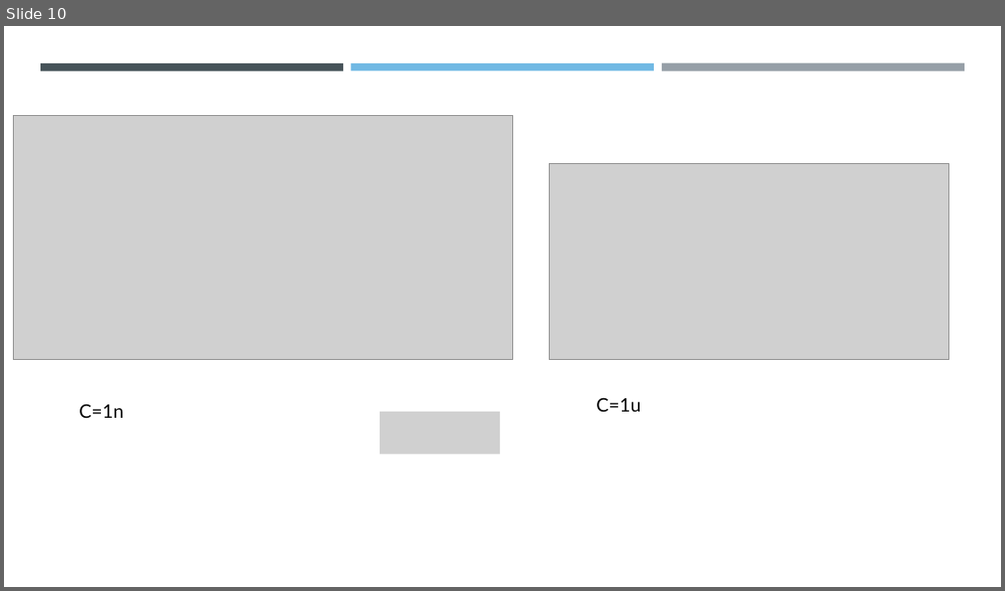
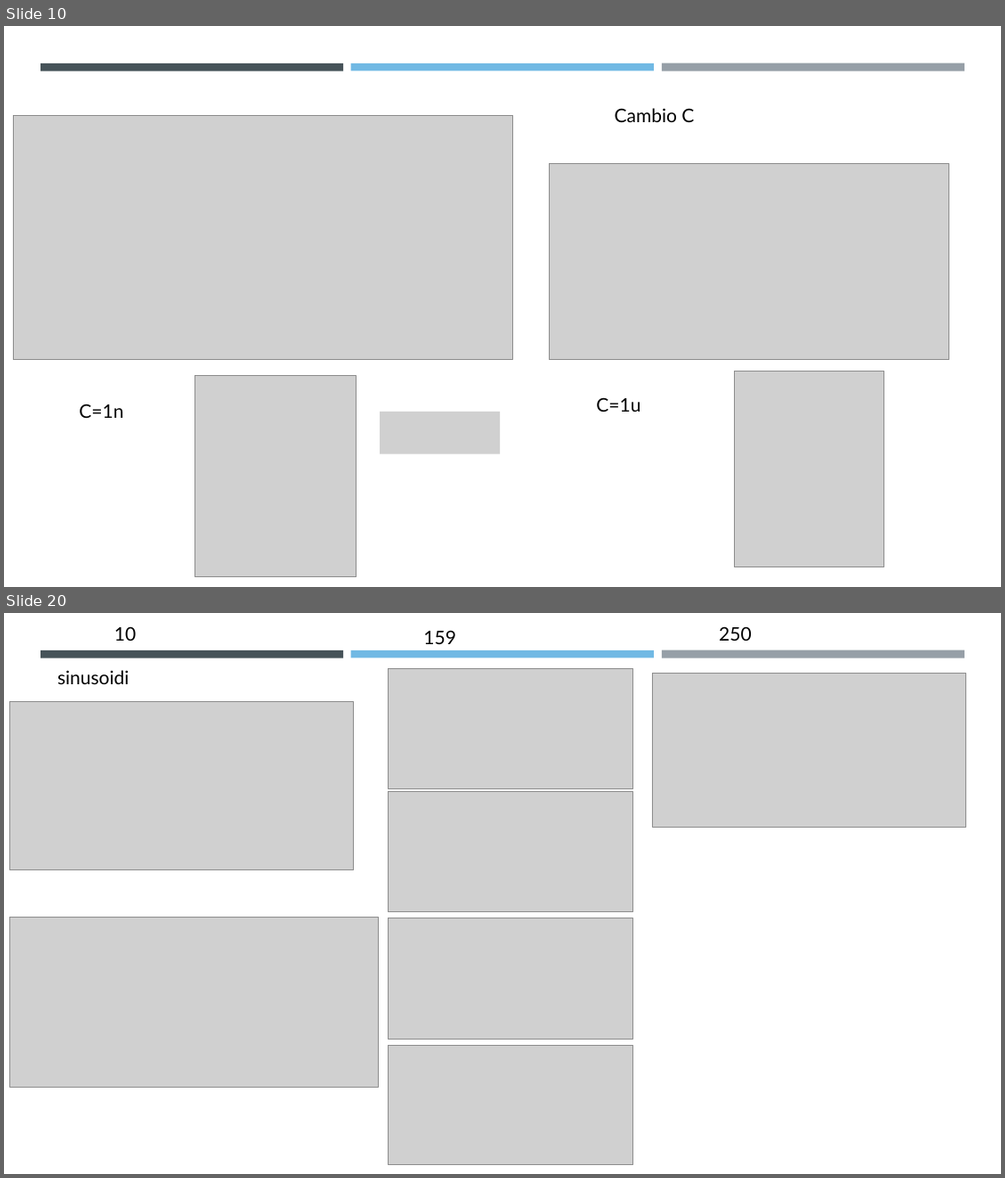
Before and after one commit to RiccardoSC2050/Progetto-sistemi-elettronici, a slide deck: presentazione/Studio filtro passa alto (HP).pptx. Shown one above the other, each under a label of ours: slide 10 before the commit, slides 10 and 20 after it; the slides between them are not shown. The pictures are 1005x591 and 1005x1178 pixels, drawn with LibreOffice and Linux fonts; fonts in the diff are those of the drawing; grey boxes stand for pictures. Boxes give left, top, right and bottom in pixels: in the first picture for what was removed or moved away, otherwise in the second. Text is boxed around its words. In the diff, an @@ line names an element or a change of style, - is before the commit and + after.

```diff
--- a/presentazione/Studio filtro passa alto (HP).pptx
+++ b/presentazione/Studio filtro passa alto (HP).pptx
@@ slide 20 added at (x1=4, y1=613, x2=1001, y2=1174), background #FFFFFF; not listed: 3 template elements that a slide beside it also shows @@
@@ text added at (x1=114, y1=626, x2=136, y2=641), 18 pt, text #000000 @@
+10
@@ text added at (x1=423, y1=630, x2=456, y2=644), 18 pt, text #000000 @@
+159
@@ text added at (x1=719, y1=626, x2=752, y2=641), 18 pt, text #000000 @@
+250
@@ text added at (x1=57, y1=670, x2=129, y2=684), 18 pt, text #000000 @@
+sinusoidi
@@ picture added at (x1=388, y1=669, x2=633, y2=788) @@
@@ picture added at (x1=652, y1=673, x2=966, y2=827) @@
@@ picture added at (x1=10, y1=701, x2=353, y2=869) @@
@@ picture added at (x1=388, y1=791, x2=633, y2=911) @@
@@ picture added at (x1=10, y1=917, x2=379, y2=1086) @@
@@ picture added at (x1=388, y1=918, x2=633, y2=1038) @@
@@ picture added at (x1=388, y1=1046, x2=633, y2=1165) @@
@@ slide 10 changed as well @@
@@ text added at (x1=615, y1=108, x2=694, y2=122), 18 pt, text #000000 @@
+Cambio C
@@ picture added at (x1=735, y1=370, x2=885, y2=566) @@
@@ picture added at (x1=194, y1=376, x2=356, y2=577) @@
```
Also in this commit, not shown: 5 other slides changed, 12 other slides added, 1 slide removed, 12 other files.
